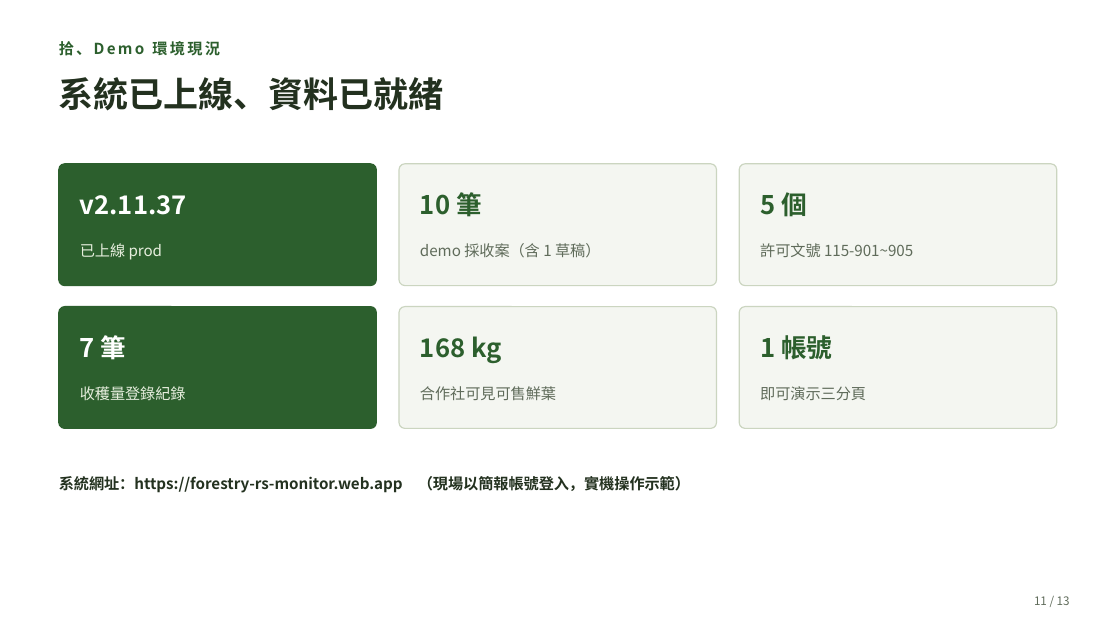
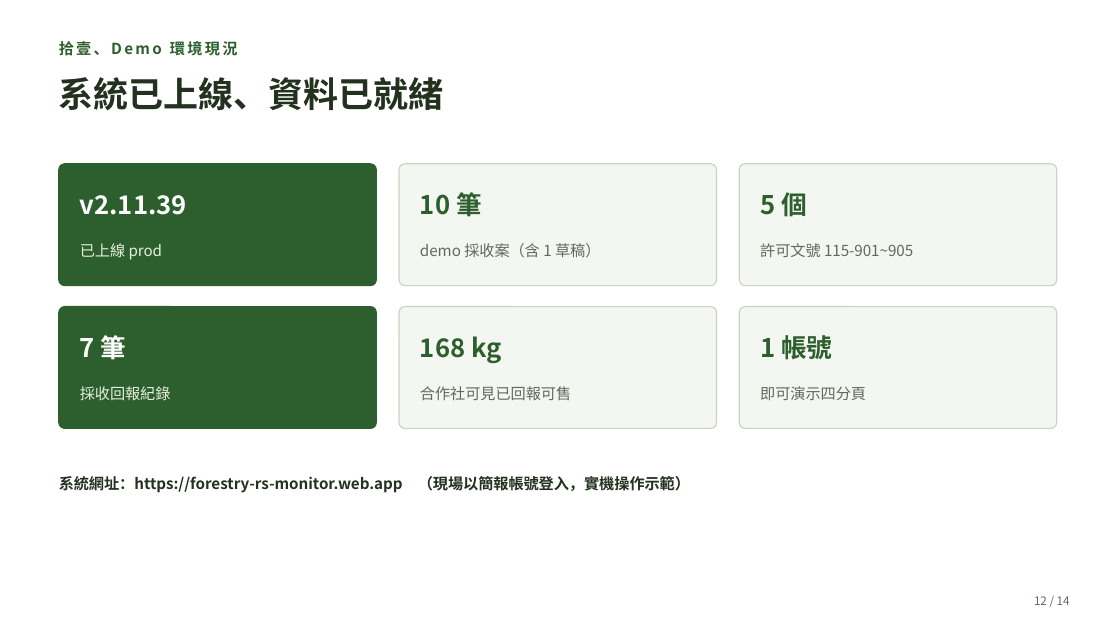
Before and after one commit to cct7366488-collab/2026-forestry-rs, a slide deck: slide 12 of reports/2026-05-mid-demo/05-土肉桂採收許可-520說明會簡報.pptx (slide 11 before the commit). Drawn at 1120x630 pixels with LibreOffice and Linux fonts; fonts in the diff are those of the drawing. Boxes give left, top, right and bottom in pixels: in the first picture for what was removed or moved away, otherwise in the second. Text is boxed around its words. In the diff, an @@ line names an element or a change of style, - is before the commit and + after.

```diff
--- a/reports/2026-05-mid-demo/05-土肉桂採收許可-520說明會簡報.pptx
+++ b/reports/2026-05-mid-demo/05-土肉桂採收許可-520說明會簡報.pptx
@@ text at <box>59,41,238,56</box>: text changed @@
-拾、Demo 環境現況
+拾壹、Demo 環境現況
@@ text at <box>80,195,187,215</box>: text changed @@
-v2.11.37
+v2.11.39
@@ text at <box>80,386,171,400</box>: text changed @@
-收穫量登錄紀錄
+採收回報紀錄
@@ text at <box>420,386,571,400</box>: text changed @@
-合作社可見可售鮮葉
+合作社可見已回報可售
@@ text at <box>760,386,866,400</box>: text changed @@
-即可演示三分頁
+即可演示四分頁
@@ text at <box>1034,596,1070,605</box>: text changed @@
-11 / 13
+12 / 14
```
Also in this commit, not shown: 11 other slides changed, 1 slide added, 2 other files.
